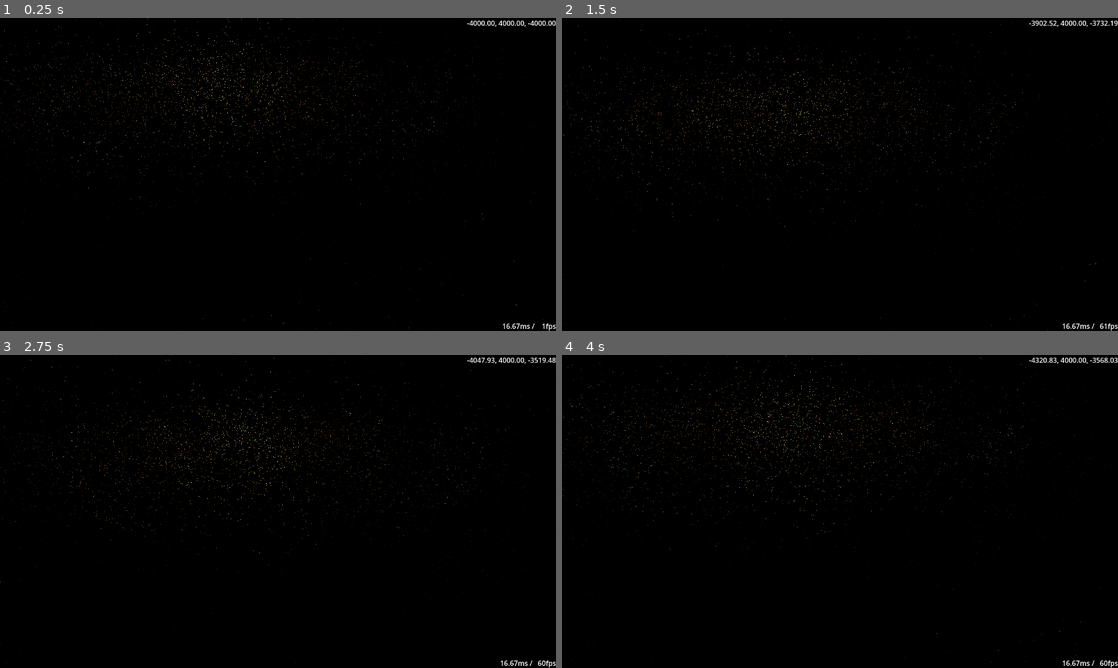
Above: before the commit, frames 1-4 (two rows, left to right).
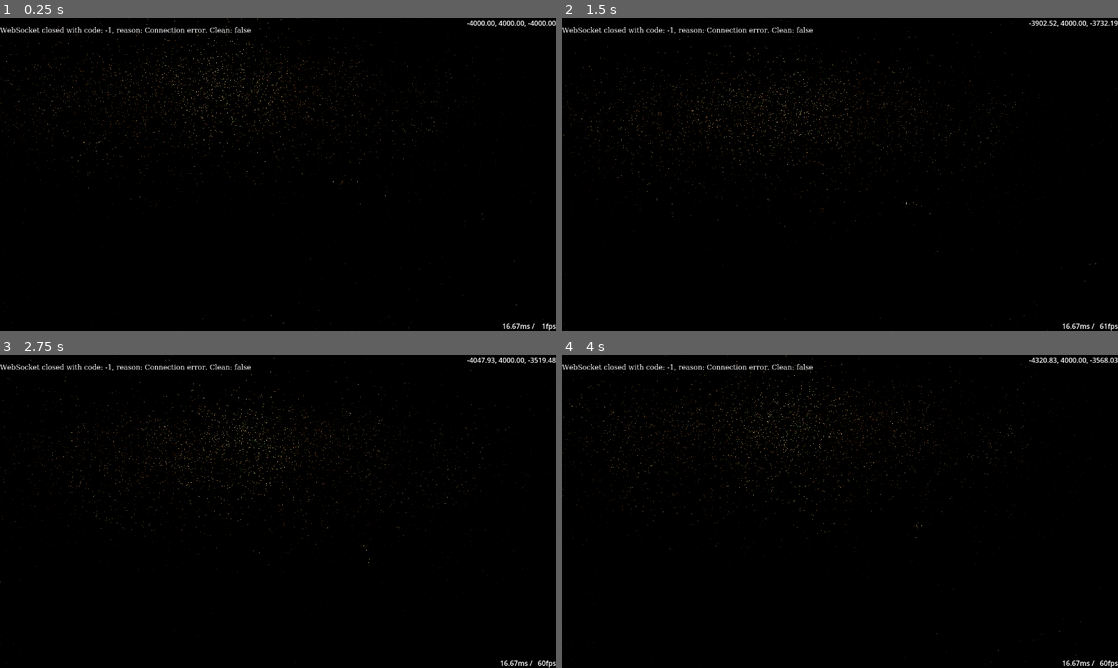
Above: after the commit, the same moments.

Repository: HansAcker/eddn-godot
Game: Godot game, scene res://main.tscn
Two runs of this game, one before a commit and one after it. Both use one fixed random seed, a clock stepped at 60 frames per second and the inputs below.
Inputs:
- Up to frame 1 (0.25 s): no input
- Up to frame 2 (1.5 s): tap Enter (toggle_fullscreen) at 0.5 s; hold Delete (clear) 0.53-1.28 s; hold W (move_forward) from 0.53 s (still down); tap C (look_down) at 1.35 s
- Up to frame 3 (2.75 s): release W (move_forward) at 2.03 s; hold A (move_left) from 2.03 s (still down); tap Q (look_left) at 2.1 s
- Up to frame 4 (4 s): tap E (look_right) at 2.85 s; release A (move_left) at 3.53 s; hold S (move_back) from 3.53 s (still down); tap Z (look_up) at 3.6 s

The runs differ from the first frame. In frame 1, 0.4% of the frame differs, in the area x 0-70%, y 2-57%; in frame 2, 0.4%, in the area x 0-68%, y 2-75%; in frame 3, 0.4%; in frame 4, 0.4%.

Commit message:
load star multimesh

Diff:
--- a/stars/star_manager.gd
+++ b/stars/star_manager.gd
@@ -27,6 +27,9 @@
 
 ## Time to normal size in seconds.
 @export var flare_down: float = 0.2
+
+## File storing saved multimesh-stars.
+@export_file var mesh_file: String = "res://stars/fixed_stars.dat"
 
 
 class _StarEntry:
@@ -58,11 +61,15 @@
 
 ## Existing MultiMesh instance to modify. Should be empty, unless _mesh_stars is also filled
 ## TODO: save/reload mesh, colors and IDs
-@onready var _star_mesh := ($FrozenStars as MultiMeshInstance3D).multimesh
+@onready var _star_mesh: MultiMesh = ($FrozenStars as MultiMeshInstance3D).multimesh
 
 @onready var _delete_timer := $DeleteTimer as Timer
 
 #@onready var Log := get_node("../../UI/Log")
+
+
+func _ready() -> void:
+	_load_mesh()
 
 
 func add(star_system: StarSystemRecord, expire_msec: int = 0, alpha: float = 1.0, highlight: bool = true, persist: bool = true) -> void:
@@ -228,6 +235,48 @@
 			await get_tree().process_frame  ## TODO: or physics_frame? does it matter?
 			count = 0
 	counter.emit(len(_stars), len(_mesh_stars))
+
+
+func expire() -> void:
+	_expire()
+
+
+func _load_mesh() -> void:
+	var file := FileAccess.open_compressed(mesh_file, FileAccess.READ)
+	if !file:
+		return
+
+	var _contents = file.get_var()
+	file.close()
+
+	if !(_contents is Dictionary):
+		push_error("Unexpected data in mesh file")
+		return
+
+	var saved_stars := _contents as Dictionary
+
+	var _saved_ids = saved_stars.get("ids")
+	var _saved_mesh = saved_stars.get("mesh")
+
+	if !(_saved_ids is Dictionary && _saved_mesh is PackedFloat32Array):
+		push_error("Unexpected data in mesh file")
+		return
+
+	_mesh_stars = _saved_ids
+
+	_star_mesh.instance_count = len(_mesh_stars)
+	_star_mesh.buffer = _saved_mesh
+
+	print("Loaded %d stars from mesh file" % len(_mesh_stars))
+
+
+func _save_mesh() -> void:
+	var file = FileAccess.open_compressed(mesh_file, FileAccess.WRITE, FileAccess.COMPRESSION_ZSTD)
+	if !file:
+		push_error("Error writing mesh file")
+		return
+	file.store_var({"ids": _mesh_stars, "mesh": _star_mesh.buffer})
+	file.close()
 
 
 #func expire() -> int:
@@ -315,10 +364,6 @@
 	_expire()
 
 
-func expire() -> void:
-	_expire()
-
-
 func _on_freeze_timer_timeout() -> void:
 	_expire(true)
 
Binary file added: stars/fixed_stars.dat
